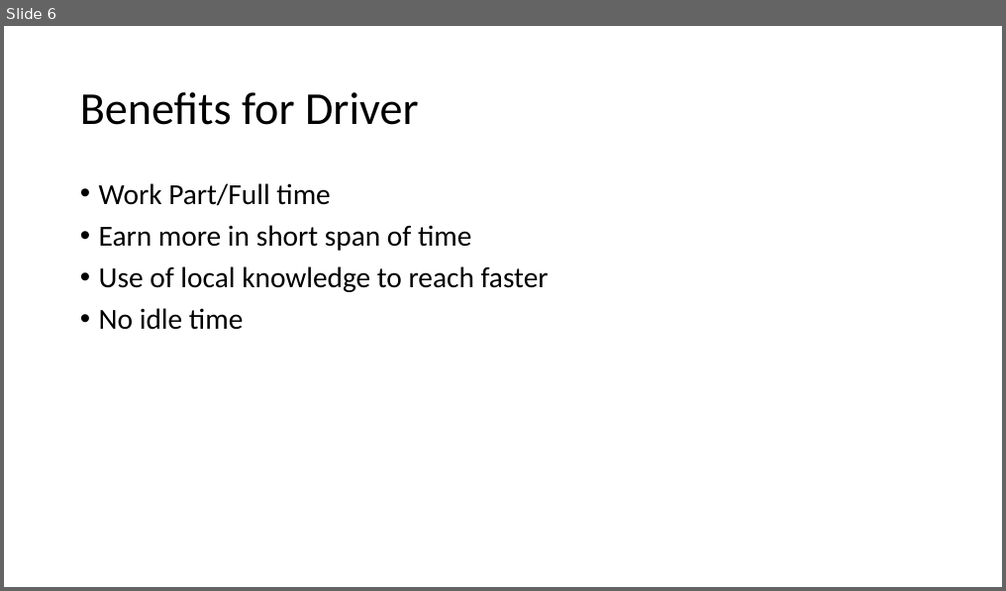
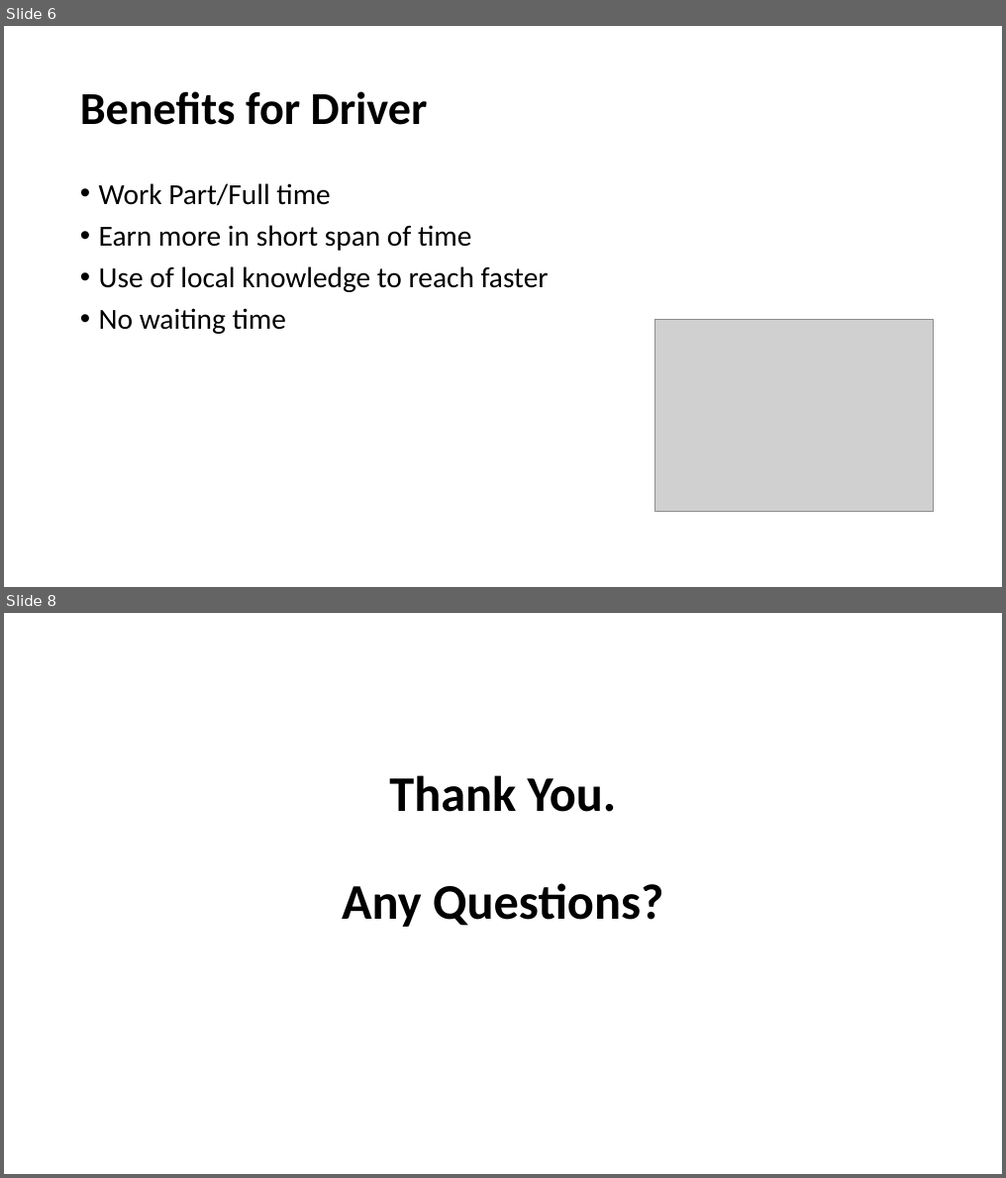
Before and after one commit to Poonam-Vijaywargiya/autofly, a slide deck: AutoFly.pptx. Shown one above the other, each under a label of ours: slide 6 before the commit, slides 6 and 8 after it; the slides between them are not shown. The pictures are 1006x591 and 1006x1178 pixels, drawn with LibreOffice and Linux fonts; fonts in the diff are those of the drawing; grey boxes stand for pictures. Boxes give left, top, right and bottom in pixels: in the first picture for what was removed or moved away, otherwise in the second. Text is boxed around its words. In the diff, an @@ line names an element or a change of style, - is before the commit and + after.

```diff
--- a/AutoFly.pptx
+++ b/AutoFly.pptx
@@ slide 8 added at (4, 613, 1002, 1174), background #FFFFFF @@
@@ title added at (342, 775, 663, 927), 48 pt, text #000000, bold @@
+Thank You.
+Any Questions?
@@ slide 6 changed as well @@
@@ title "Benefits for Driver" at (80, 91, 428, 125): bold on @@
@@ text at (99, 308, 286, 334): text changed @@
-• No idle time
+• No waiting time
@@ picture added at (655, 320, 934, 513) @@
```
Also in this commit, not shown: 3 other slides changed, 3 other slides added, 3 slides removed.
